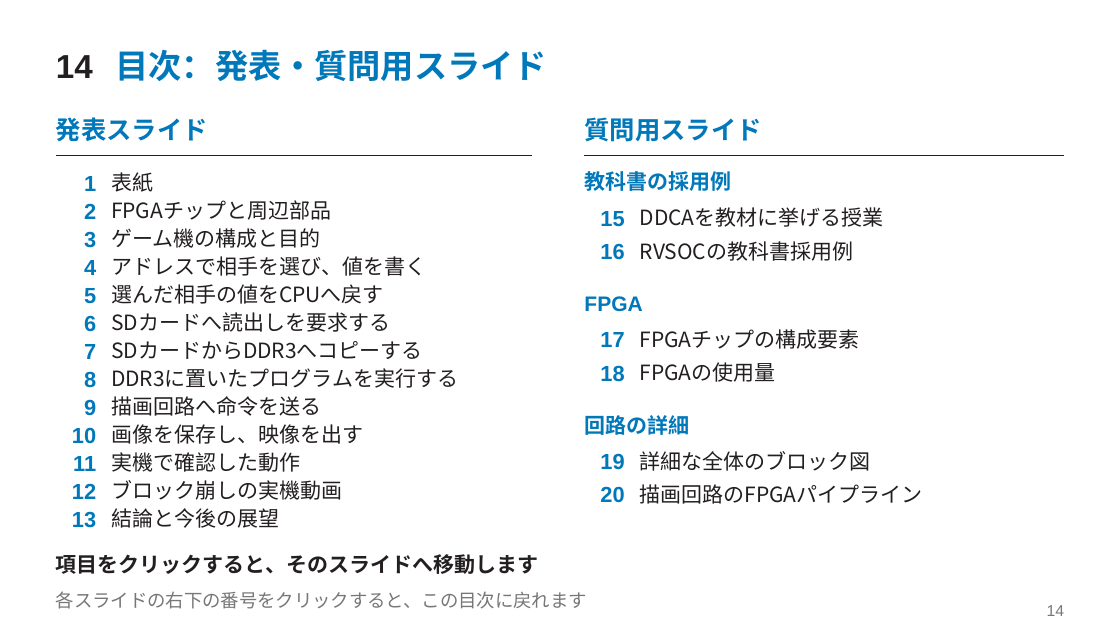
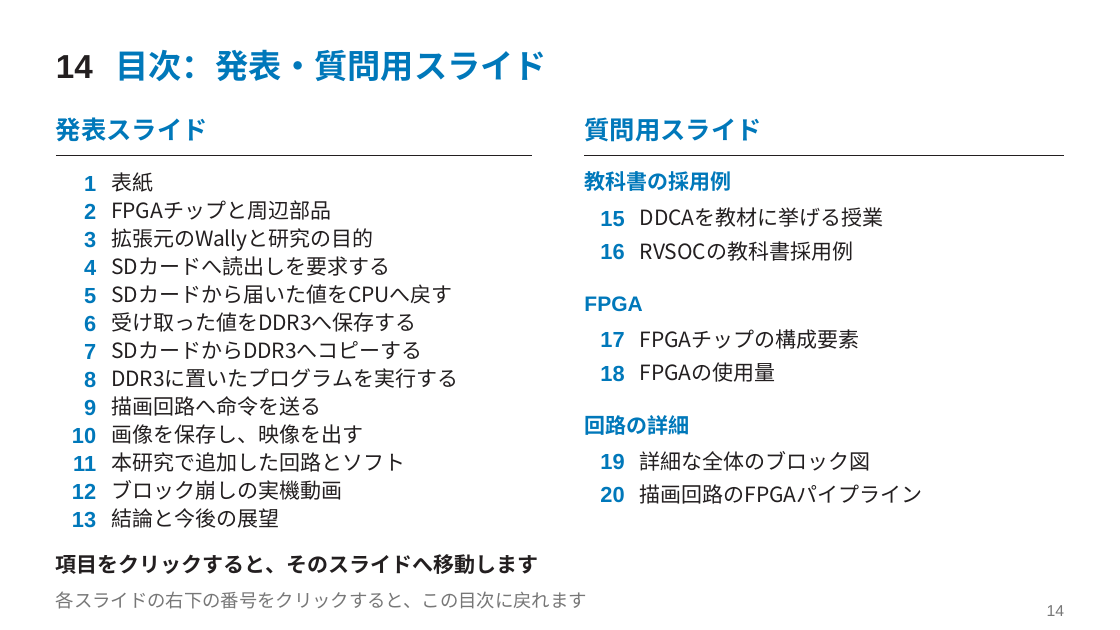
Before and after one commit to SoshiroFujimori/wally-game-console-research, a slide deck: slide 14 of docs/presentation/中間発表_主要事項.pptx. Drawn at 1120x630 pixels with LibreOffice and Linux fonts; fonts in the diff are those of the drawing. Boxes give left, top, right and bottom in pixels: in the first picture for what was removed or moved away, otherwise in the second. Text is boxed around its words. In the diff, an @@ line names an element or a change of style, - is before the commit and + after.

```diff
--- a/docs/presentation/中間発表_主要事項.pptx
+++ b/docs/presentation/中間発表_主要事項.pptx
@@ text at [111, 228, 374, 251]: text changed @@
-ゲーム機の構成と目的
+拡張元のWallyと研究の目的
@@ text "SDカードへ読出しを要求する": place and size @@
-text "SDカードへ読出しを要求する" at [111, 312, 390, 332]
+text "SDカードへ読出しを要求する" at [111, 256, 390, 276]
@@ text removed at [111, 256, 426, 276] @@
-アドレスで相手を選び、値を書く
@@ text at [111, 284, 453, 304]: text changed @@
-選んだ相手の値をCPUへ戻す
+SDカードから届いた値をCPUへ戻す
@@ text added at [111, 312, 417, 332], 18 pt, text #231F20 @@
+受け取った値をDDR3へ保存する
@@ text at [111, 452, 405, 472]: text changed @@
-実機で確認した動作
+本研究で追加した回路とソフト
```
Also in this commit, not shown: 6 other slides changed, 2 slides added, 2 slides removed, 18 other files.
